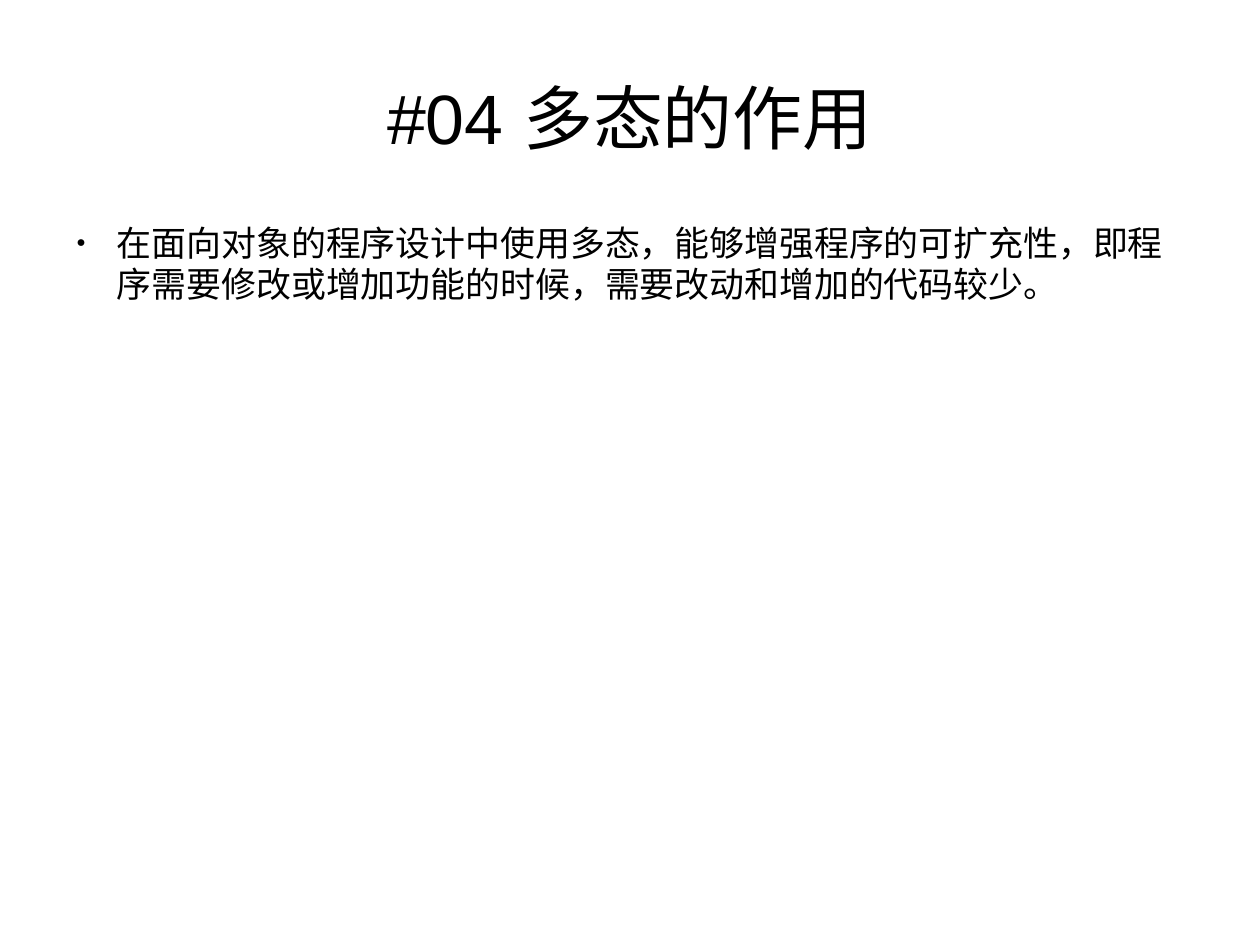
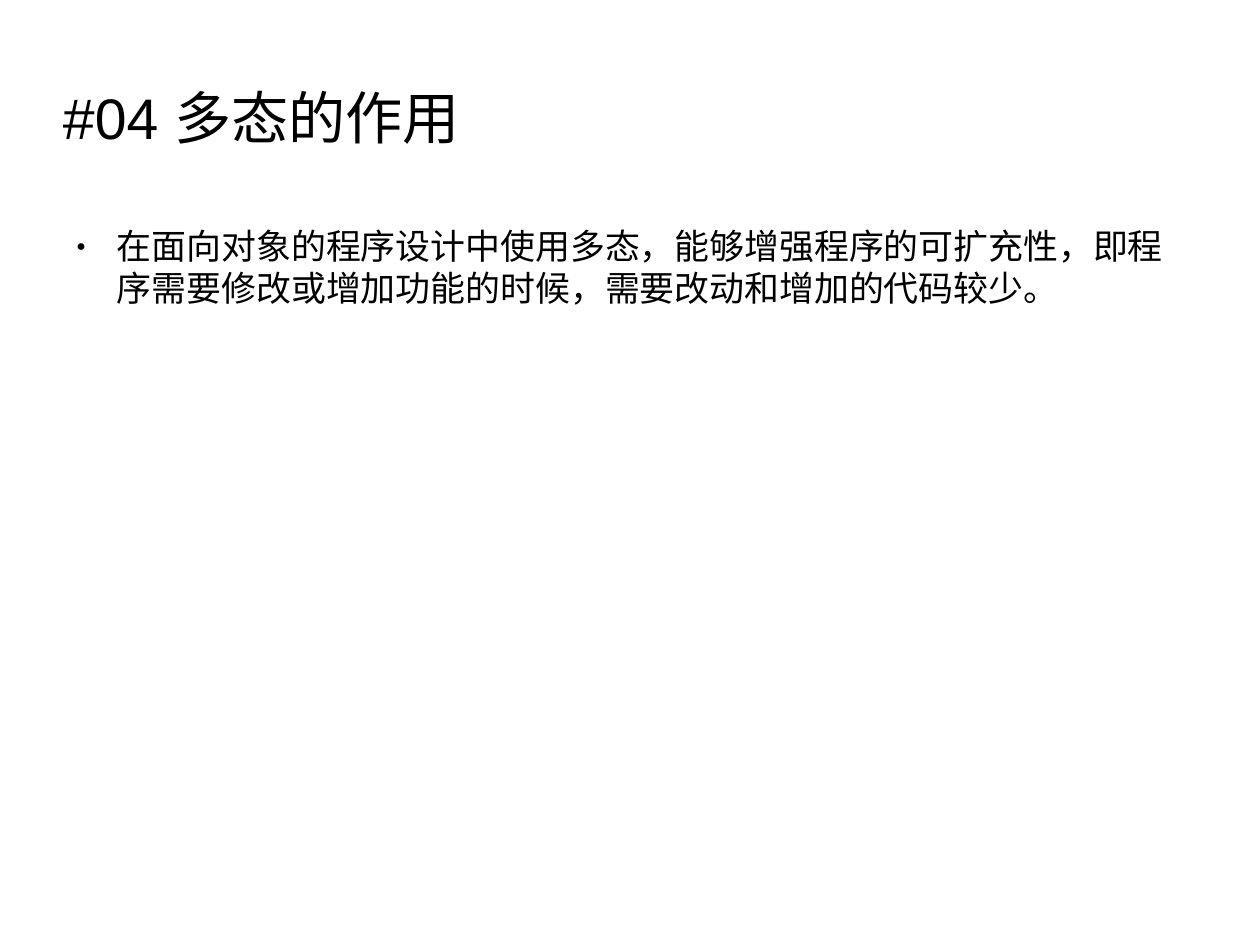
Before and after one commit to botaichang/cplus_slides, a slide deck: slide 5 of c++deep022_虚函数与多态.odp. Drawn at 1260x945 pixels with LibreOffice and Linux fonts; fonts in the diff are those of the drawing; background and template pictures are left out. Boxes give left, top, right and bottom in pixels: in the first picture for what was removed or moved away, otherwise in the second. Text is boxed around its words. In the diff, an @@ line names an element or a change of style, - is before the commit and + after.

```diff
--- a/c++deep022_虚函数与多态.odp
+++ b/c++deep022_虚函数与多态.odp
@@ title "#04 多态的作用": place and size @@
-title "#04 多态的作用" at [387,85,872,150]
+title "#04 多态的作用" at [63,90,460,144]
@@ title "#04 多态的作用" at [63,90,460,144]: size 44 to 36 pt; alignment centre to left @@
@@ text "在面向对象的程序设计中使用多态，能够增强程序的可扩充性，即程序需要修改或增加功能的时候，需要改动和增加的代码较少。": place and size @@
-text "在面向对象的程序设计中使用多态，能够增强程序的可扩充性，即程序需要修改或增加功能的时候，需要改动和增加的代码较少。" at [117,226,1163,301]
+text "在面向对象的程序设计中使用多态，能够增强程序的可扩充性，即程序需要修改或增加功能的时候，需要改动和增加的代码较少。" at [117,229,1163,305]
```
Also in this commit, not shown: 4 other slides changed, 5 other files.
